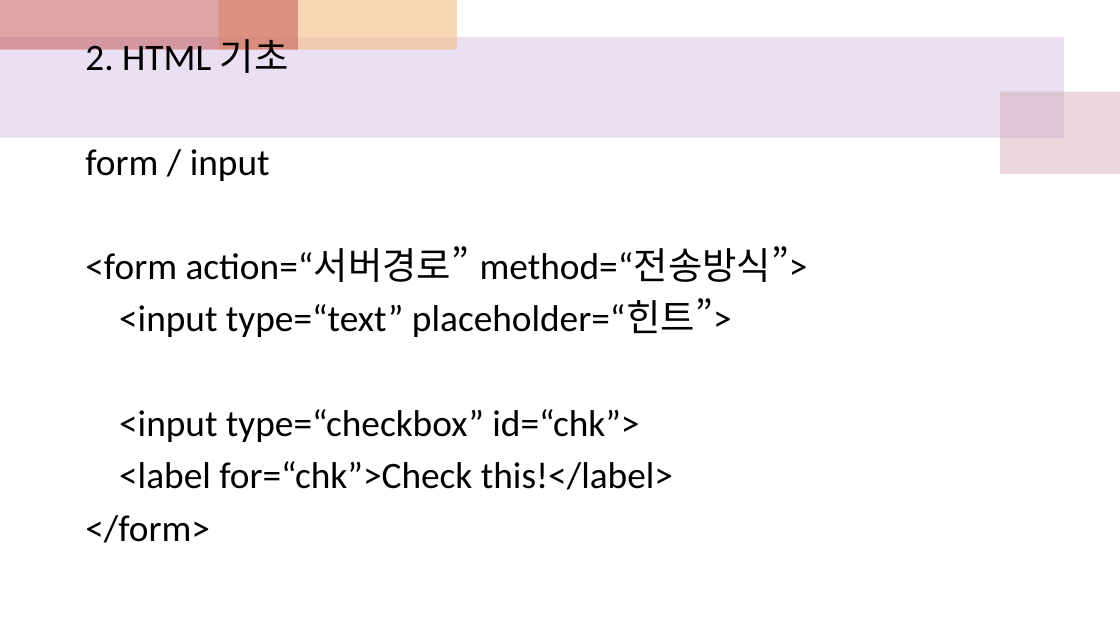
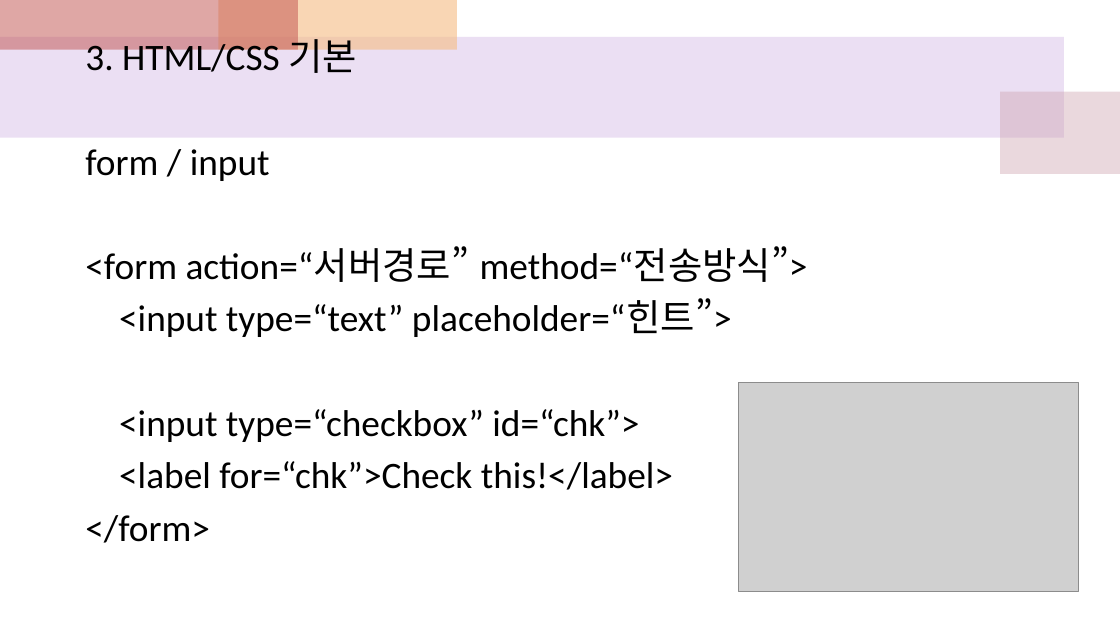
Before and after one commit to sonsungjong/html_css, a slide deck: slide 37 of htmlcss수업참고자료.pptx (slide 46 before the commit). Drawn at 1120x630 pixels with LibreOffice and Linux fonts; fonts in the diff are those of the drawing; grey boxes stand for pictures. Boxes give left, top, right and bottom in pixels: in the first picture for what was removed or moved away, otherwise in the second. Text is boxed around its words. In the diff, an @@ line names an element or a change of style, - is before the commit and + after.

```diff
--- a/htmlcss수업참고자료.pptx
+++ b/htmlcss수업참고자료.pptx
@@ text at box(85, 32, 358, 80): text changed @@
-2. HTML 기초
+3. HTML/CSS 기본
@@ picture added at box(739, 382, 1079, 592) @@
```
Also in this commit, not shown: 7 other slides changed, 12 slides added, 12 slides removed.
